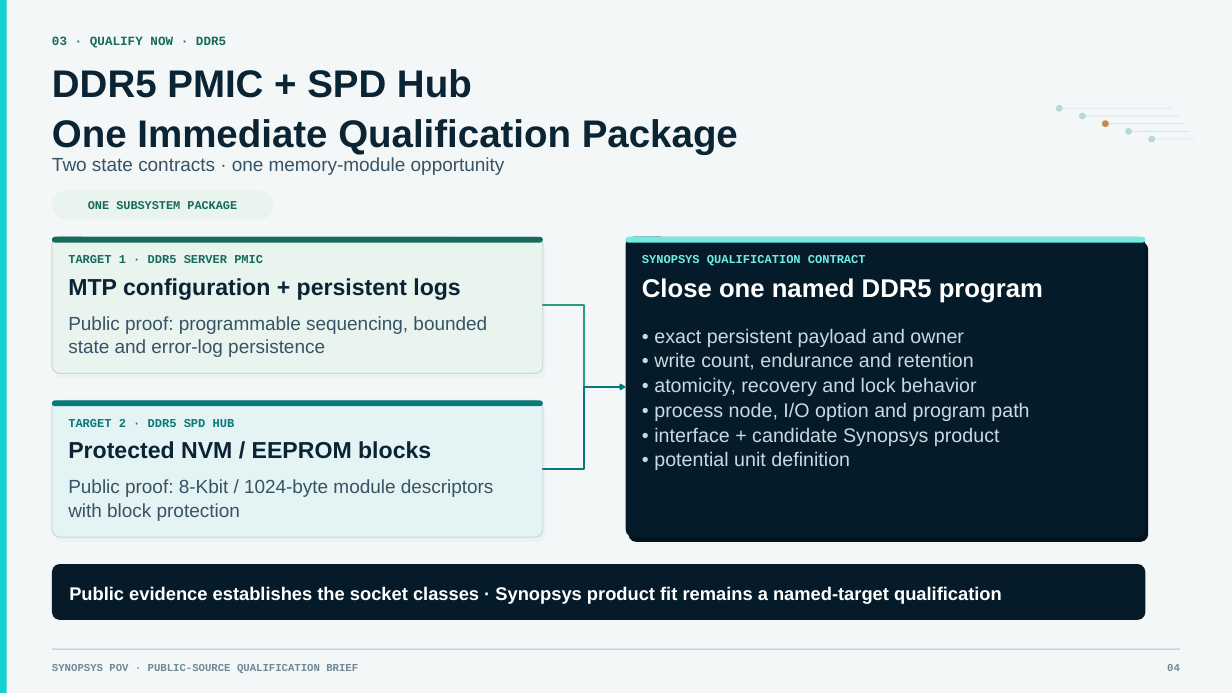
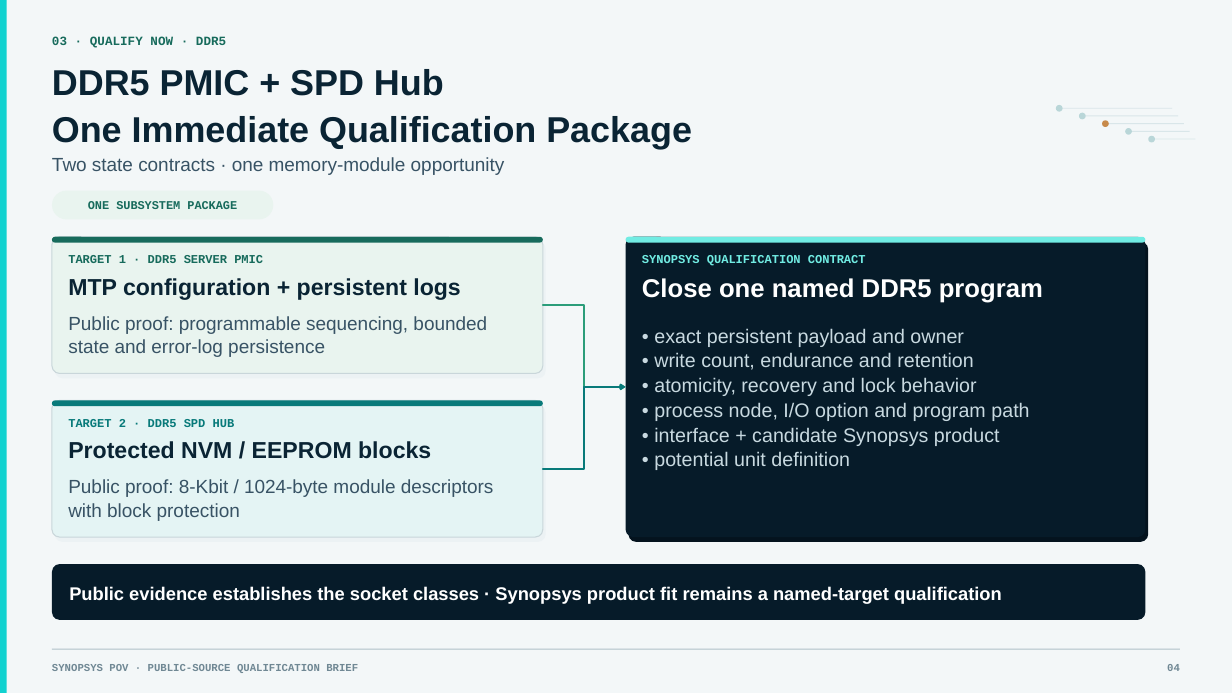
Before and after one commit to SamHuang68/nvm-knowledge-hub, a slide deck: slide 4 of briefing/NVM_AI_OCP_NVM_Opportunities_Executive_v18_Comprehensive_Update_EN.pptx. Drawn at 1232x693 pixels with LibreOffice and Linux fonts; fonts in the diff are those of the drawing. Boxes give left, top, right and bottom in pixels: in the first picture for what was removed or moved away, otherwise in the second. Text is boxed around its words. In the diff, an @@ line names an element or a change of style, - is before the commit and + after.

Commit message:
refactor(style): shorten verbose slide titles and fix color contrast for maximum readability

```diff
--- a/briefing/NVM_AI_OCP_NVM_Opportunities_Executive_v18_Comprehensive_Update_EN.pptx
+++ b/briefing/NVM_AI_OCP_NVM_Opportunities_Executive_v18_Comprehensive_Update_EN.pptx
@@ text "DDR5 PMIC + SPD Hub" at (52, 69, 692, 149): size 30 to 28 pt @@
```
Also in this commit, not shown: 14 other slides changed, 1 other file.
